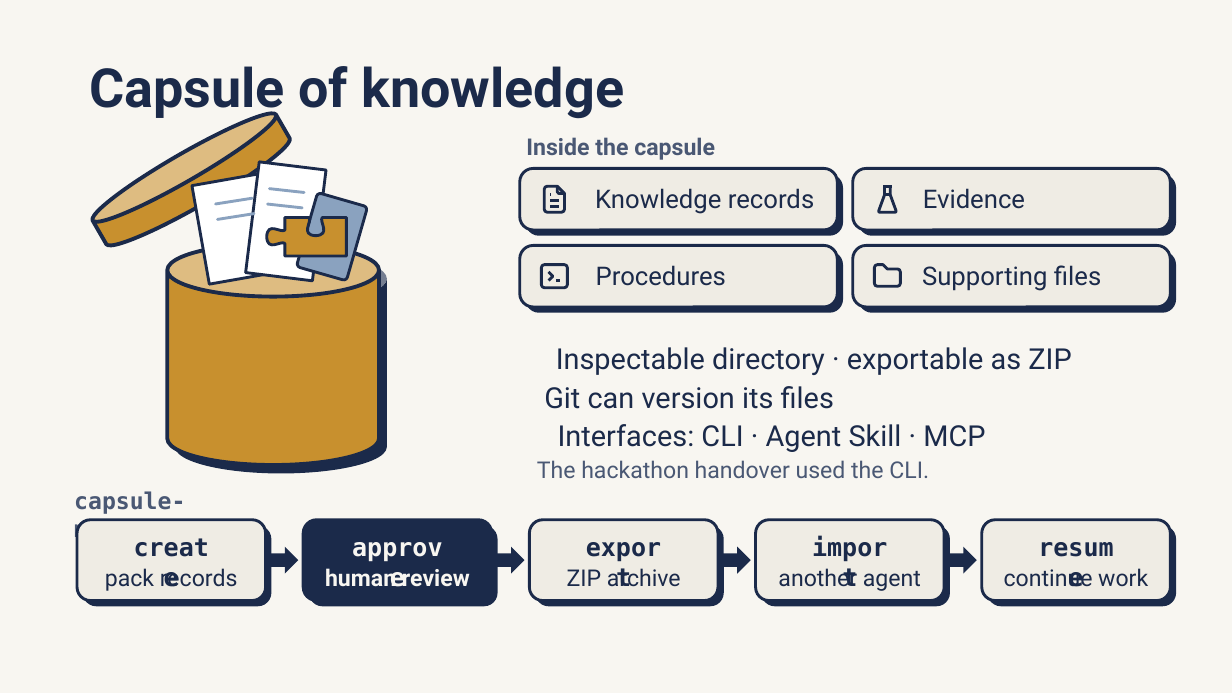
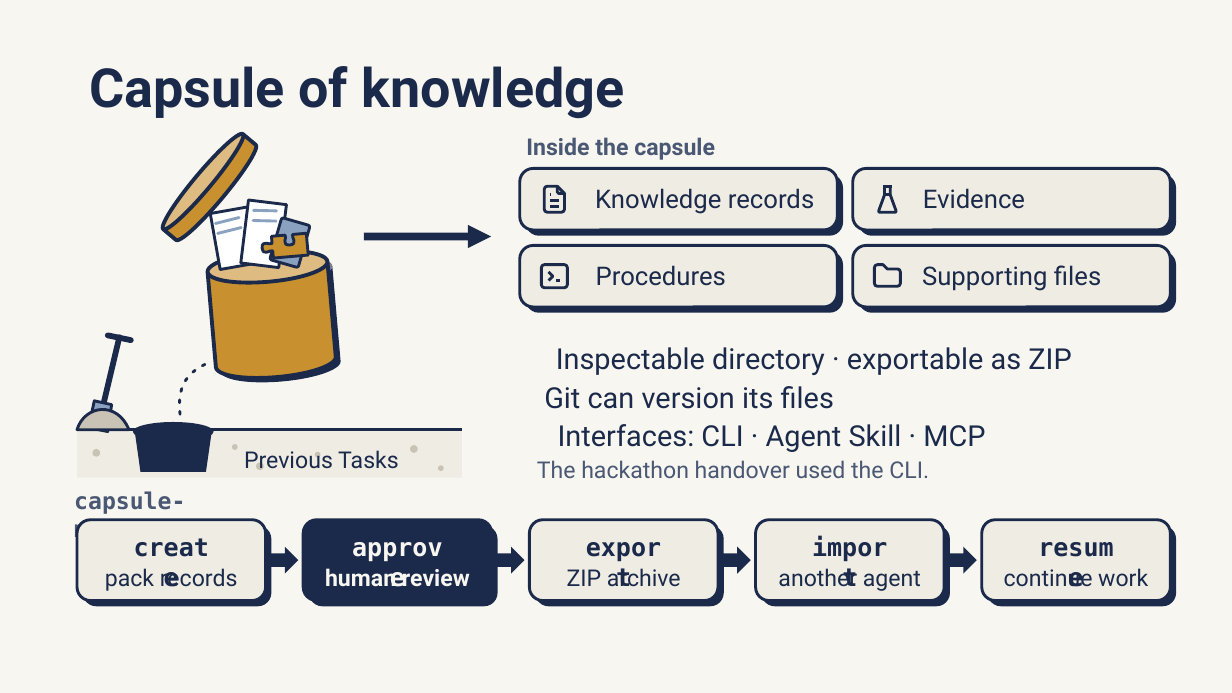
Before and after one commit to BigDFT-group/capsule-maker, a slide deck: slide 2 of Open-Scientific-Intelligence-Hackathon-2026/media/capsule_maker_video_20261022_223724.pptx. Drawn at 1232x693 pixels with LibreOffice and Linux fonts; fonts in the diff are those of the drawing. Boxes give left, top, right and bottom in pixels: in the first picture for what was removed or moved away, otherwise in the second. Text is boxed around its words. In the diff, an @@ line names an element or a change of style, - is before the commit and + after.

```diff
--- a/Open-Scientific-Intelligence-Hackathon-2026/media/capsule_maker_video_20261022_223724.pptx
+++ b/Open-Scientific-Intelligence-Hackathon-2026/media/capsule_maker_video_20261022_223724.pptx
@@ cylinder at (157,129,262,245): rotation 330 to 310 degrees @@
@@ rectangle: place and size @@
-rectangle at (192,174,276,284)
+rectangle at (211,207,258,270)
@@ rectangle: place and size @@
-rectangle at (246,162,326,281)
+rectangle at (241,200,287,268)
@@ freeform shape at (217,227,241,233): rotation 0 to 354 degrees; outline redrawn @@
@@ rotation 0 to 355 degrees; outline redrawn in 4 elements at (215,218,239,224), (253,209,276,214), (262,234,309,260), (253,219,276,224) @@
@@ rounded rectangle: place and size @@
-rounded rectangle at (296,193,367,281)
+rounded rectangle at (270,218,310,268)
@@ arrow added from (364, 237) to (491, 237), #1B2A4A 6.01 pt @@
@@ cylinder at (206,246,337,382): rotation 0 to 355 degrees @@
@@ cylinder at (211,251,342,387): rotation 0 to 355 degrees @@
@@ freeform shape added at (100,337,119,418), outline #1B2A4A 4.5 pt @@
@@ freeform shape added at (108,335,131,340), outline #1B2A4A 4.5 pt @@
@@ freeform shape added at (177,364,207,415), outline #1B2A4A 2.25 pt @@
@@ freeform shape added at (77,401,128,430), fill #C9C3B6, outline #1B2A4A 2.25 pt @@
@@ freeform shape added at (89,401,112,432), fill #8AA2BF, outline #1B2A4A 2.25 pt @@
@@ rectangle added at (77,430,462,478), fill #EFECE4 @@
@@ freeform shape added at (77,430,462,431), outline #1B2A4A 2.25 pt @@
@@ ellipse added at (133,422,213,442), fill #1B2A4A @@
@@ freeform shape added at (135,432,212,472), fill #1B2A4A @@
@@ text added at (244,450,399,470), 18 pt, text #1B2A4A @@
+Previous Tasks
@@ group added at (92,445,444,471): 6 ellipses @@
```
Also in this commit, not shown: 1 other slide changed.
